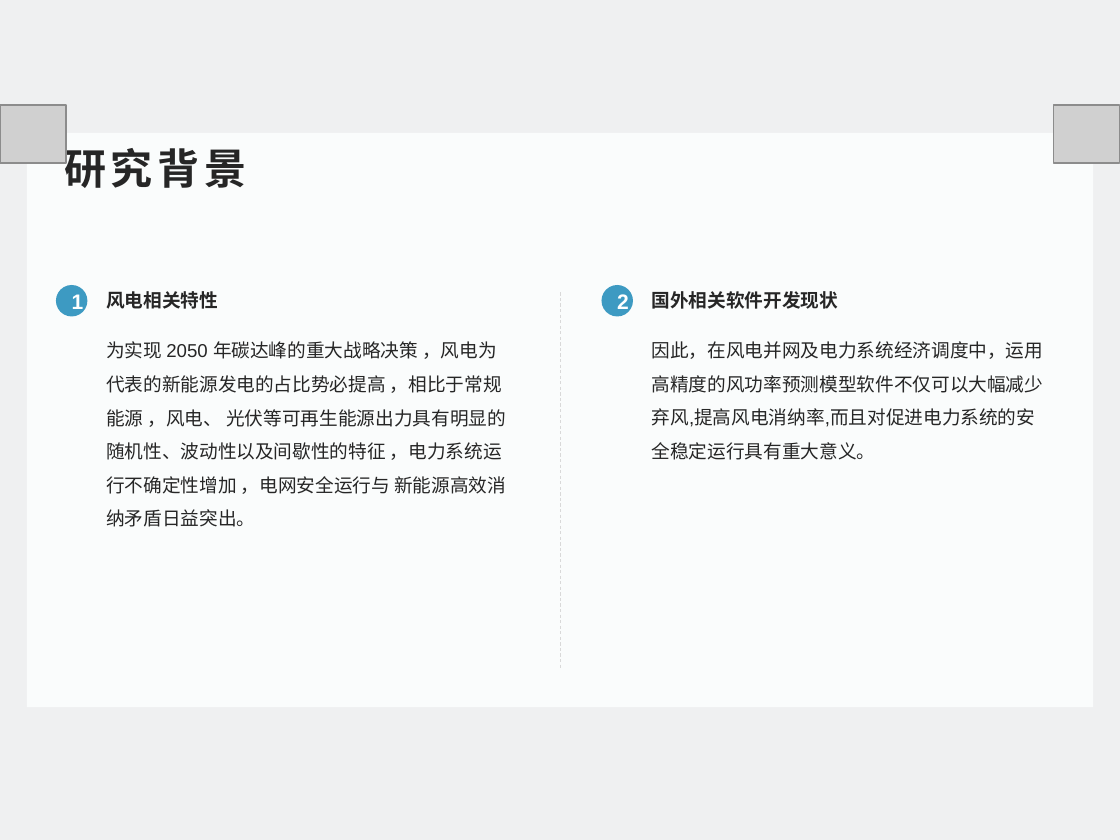
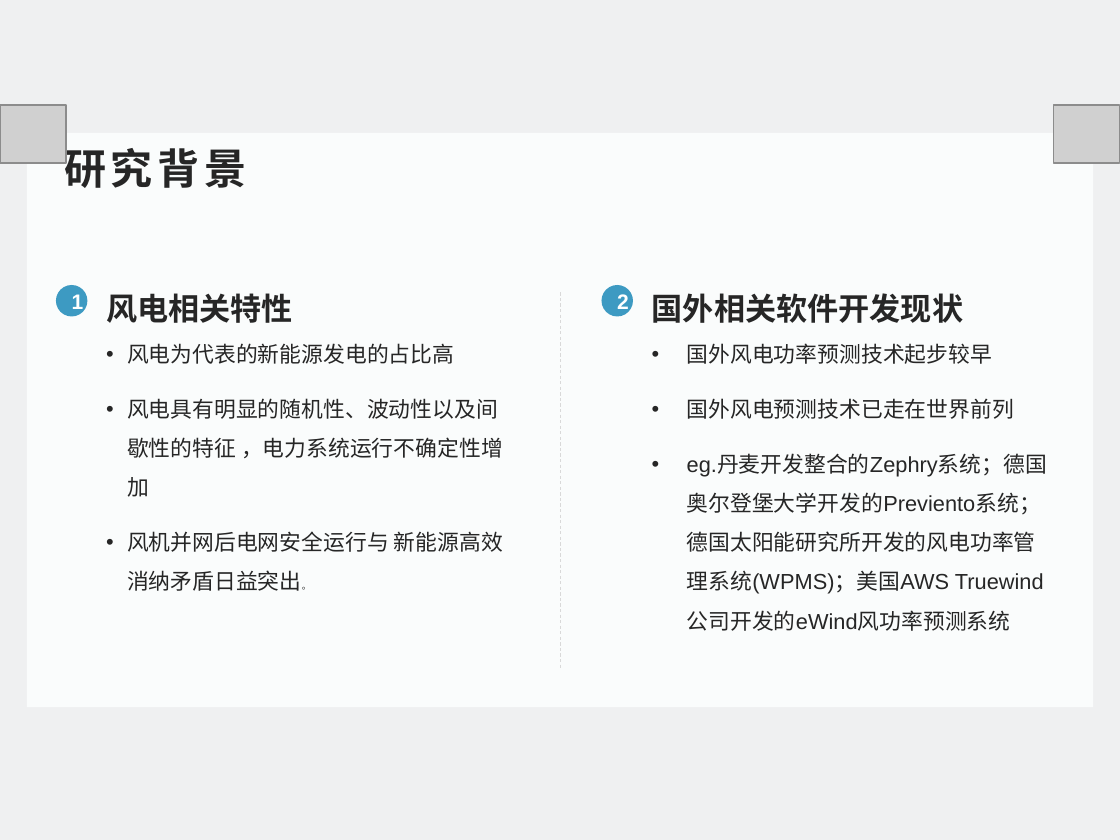
Before and after one commit to FlyBehindRussQ/Presentation, a slide deck: slide 4 of 1.pptx. Drawn at 1120x840 pixels with LibreOffice and Linux fonts; fonts in the diff are those of the drawing; grey boxes stand for pictures. Boxes give left, top, right and bottom in pixels: in the first picture for what was removed or moved away, otherwise in the second. Text is boxed around its words. In the diff, an @@ line names an element or a change of style, - is before the commit and + after.

Commit message:
软件封装版块改一下

```diff
--- a/1.pptx
+++ b/1.pptx
@@ text "风电相关特性" at [106, 293, 293, 323]: size 12 to 20 pt @@
@@ text "国外相关软件开发现状" at [652, 293, 964, 323]: size 12 to 20 pt @@
@@ text at [127, 343, 503, 591]: text changed; size 12 to 14 pt @@
-为实现 2050 年碳达峰的重大战略决策 ，风电为代表的新能源发电的占比势必提高 ，相比于常规能源 ，风电、 光伏等可再生能源出力具有明显的随机性、波动性以及间歇性的特征 ，电力系统运行不确定性增加 ，电网安全运行与 新能源高效消纳矛盾日益突出。
+• 风电为代表的新能源发电的占比高
+• 风电具有明显的随机性、波动性以及间歇性的特征 ，电力系统运行不确定性增加
+• 风机并网后电网安全运行与 新能源高效消纳矛盾日益突出。
@@ text at [687, 343, 1047, 594]: text changed; size 12 to 14 pt @@
-因此，在风电并网及电力系统经济调度中，运用高精度的风功率预测模型软件不仅可以大幅减少弃风,提高风电消纳率,而且对促进电力系统的安全稳定运行具有重大意义。
+• 国外风电功率预测技术起步较早
+• 国外风电预测技术已走在世界前列
+• eg.丹麦开发整合的Zephry系统；德国奥尔登堡大学开发的Previento系统；德国太阳能研究所开发的风电功率管理系统(WPMS)；美国AWS Truewind公司开发的eWind风功率预测系统
```
Also in this commit, not shown: 5 other slides changed, 3 slides added, 2 slides removed.
